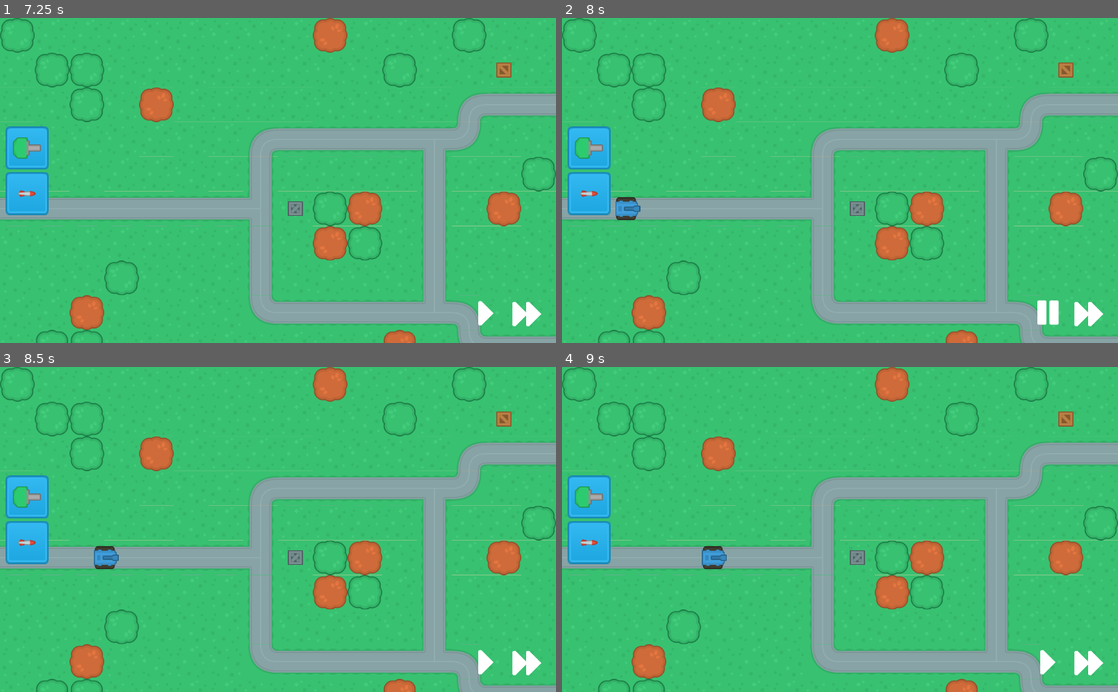
Above: before the commit, frames 1-4 (two rows, left to right).
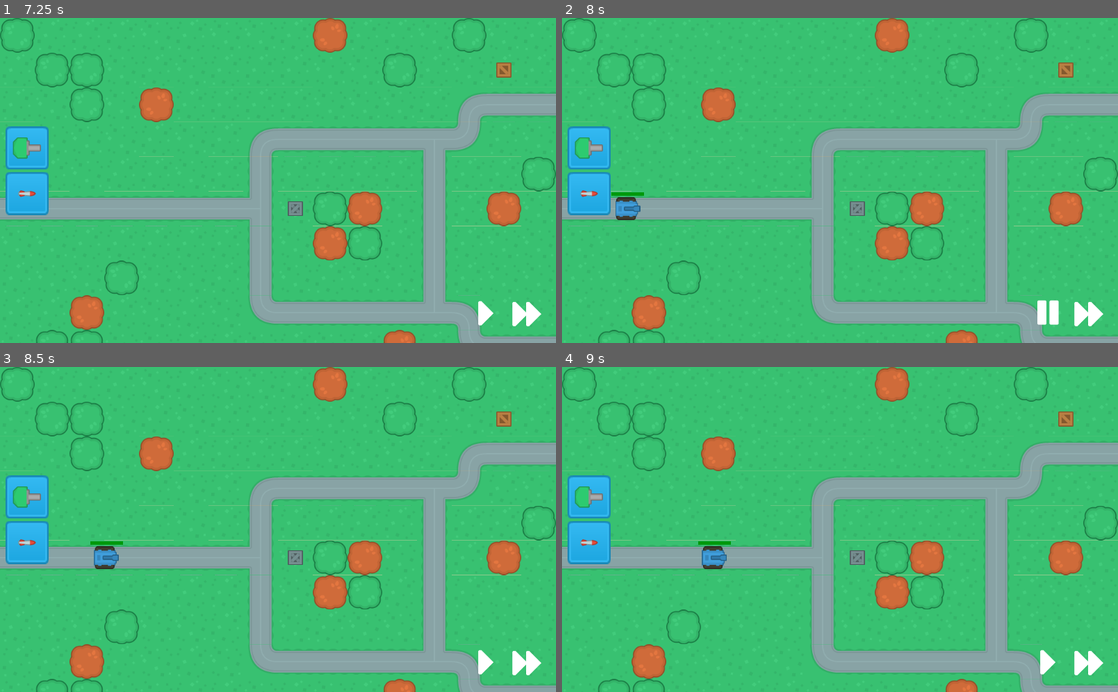
Above: after the commit, the same moments.

Repository: krupitskas/tower-defense
Game: Godot game, scene res://Scenes/MainScenes/GameScene.tscn
The game is run twice, just before and just after one commit, with the same random seed, the same clock (stepped at 60 frames per second) and the same inputs.
Inputs (mouse positions are in pixels of both pictures, inside the frame that each line leads up to):
- Up to frame 1 (7.25 s): click (27, 148) at 0.5 s; click (27, 193) at 1.25 s; click (528, 313) at 2 s; click (27, 148) at 2.75 s; click (27, 193) at 3.5 s; click (528, 313) at 4.25 s; click (27, 148) at 5 s; click (27, 193) at 5.75 s; click (528, 313) at 6.5 s
- Up to frame 2 (8 s): click (1045, 313) at 7.25 s
- Up to frame 3 (8.5 s): tap Enter (ui_accept) at 8, 8.1, 8.27 s; move the mouse to (400, 513) at 8.02 s
- Up to frame 4 (9 s): tap Enter (ui_accept) at 8.57, 8.85 s; move the mouse to (728, 545) at 8.77 s

Frame 1 is identical in both runs. In frame 2, less than 0.1% of the frame differs, in the area x 8-15%, y 53-55%; in frame 3, less than 0.1%; in frame 4, less than 0.1%.

Commit message:
Dealing damage to tanks, health bar

Diff:
--- a/Scenes/Enemies/BlueTank.tscn
+++ b/Scenes/Enemies/BlueTank.tscn
@@ -1,7 +1,8 @@
-[gd_scene load_steps=4 format=2]
+[gd_scene load_steps=5 format=2]
 
 [ext_resource path="res://Assets/Enemies/tank_blue.png" type="Texture" id=1]
 [ext_resource path="res://Scripts/BlueTank.gd" type="Script" id=2]
+[ext_resource path="res://Assets/UI/HPbar.jpg" type="Texture" id=3]
 
 [sub_resource type="RectangleShape2D" id=1]
 extents = Vector2( 23, 21 )
@@ -17,3 +18,15 @@
 
 [node name="CollisionShape2D" type="CollisionShape2D" parent="KinematicBody2D"]
 shape = SubResource( 1 )
+
+[node name="HealthBar" type="TextureProgress" parent="."]
+margin_left = -30.0
+margin_top = -30.0
+margin_right = 30.0
+margin_bottom = -24.0
+value = 50.0
+texture_under = ExtResource( 3 )
+texture_progress = ExtResource( 3 )
+tint_under = Color( 0.329412, 0.329412, 0.329412, 1 )
+tint_progress = Color( 0, 0.603922, 0.0509804, 1 )
+nine_patch_stretch = true
--- a/Scripts/BlueTank.gd
+++ b/Scripts/BlueTank.gd
@@ -1,9 +1,27 @@
 extends PathFollow2D
 
 var speed = 150
+var hp = 50
+
+onready var health_bar = get_node("HealthBar")
+
+func _ready():
+	health_bar.max_value = hp
+	health_bar.value = hp
+	health_bar.set_as_toplevel(true)
 
 func _physics_process(delta):
 	move(delta)
 
 func move(delta):
 	set_offset(get_offset() + speed * delta)
+	health_bar.set_position(position - Vector2(30, 30))
+
+func on_hit(damage):
+	hp -= damage
+	health_bar.value = hp
+	if hp <= 0:
+		on_destroy()
+
+func on_destroy():
+	self.queue_free()
--- a/Scripts/GameScene.gd
+++ b/Scripts/GameScene.gd
@@ -18,7 +18,7 @@
 		i.connect("pressed", self, "initiate_build_mode", [i.get_name()])
 
 
-func _process(delta):
+func _process(_delta):
 	if build_mode:
 		update_tower_preview()
 
@@ -84,5 +84,6 @@
 		var new_tower = load("res://Scenes/Turrets/" + build_type + ".tscn").instance()
 		new_tower.position = build_location
 		new_tower.built = true
+		new_tower.type = build_type
 		map_node.get_node("Turrets").add_child(new_tower, true)
 		map_node.get_node("TowerExclusion").set_cellv(build_tile, 5) # TODO: Replace 5 with dictionary something
--- a/Scripts/Turrets.gd
+++ b/Scripts/Turrets.gd
@@ -1,17 +1,21 @@
 extends Node2D
 
+var type
 var enemy_array = []
 var built = false
 var enemy
+var ready = true
 
 func _ready():
 	if built:
-		self.get_node("Range/CollisionShape2D").get_shape().radius = 0.5 * GameData.tower_data[self.get_name()]["range"]
+		self.get_node("Range/CollisionShape2D").get_shape().radius = 0.5 * GameData.tower_data[type]["range"]
 
-func _physics_process(delta):
+func _physics_process(_delta):
 	if enemy_array.size() != 0 and built:
 		select_enemy()
 		turn()
+		if ready:
+			fire()
 	else:
 		enemy = null
 
@@ -26,6 +30,11 @@
 func turn():
 	get_node("Turret").look_at(enemy.position)
 
+func fire():
+	ready = false
+	enemy.on_hit(GameData.tower_data[type]["damage"])
+	yield(get_tree().create_timer(GameData.tower_data[type]["rof"]), "timeout")
+	ready = true
 
 func _on_Range_body_entered(body):
 	enemy_array.append(body.get_parent())
--- a/Singletons/GameData.gd
+++ b/Singletons/GameData.gd
@@ -6,7 +6,7 @@
 		"rof" : 1,
 		"range" : 350},
 	"MissileT1" :  {
-		"damage" : 100,
+		"damage" : 50,
 		"rof" : 3,
 		"range" : 550}
 	}
Binary file added: Assets/UI/HPbar.jpg
Not shown, added: Assets/UI/HPbar.jpg.import
